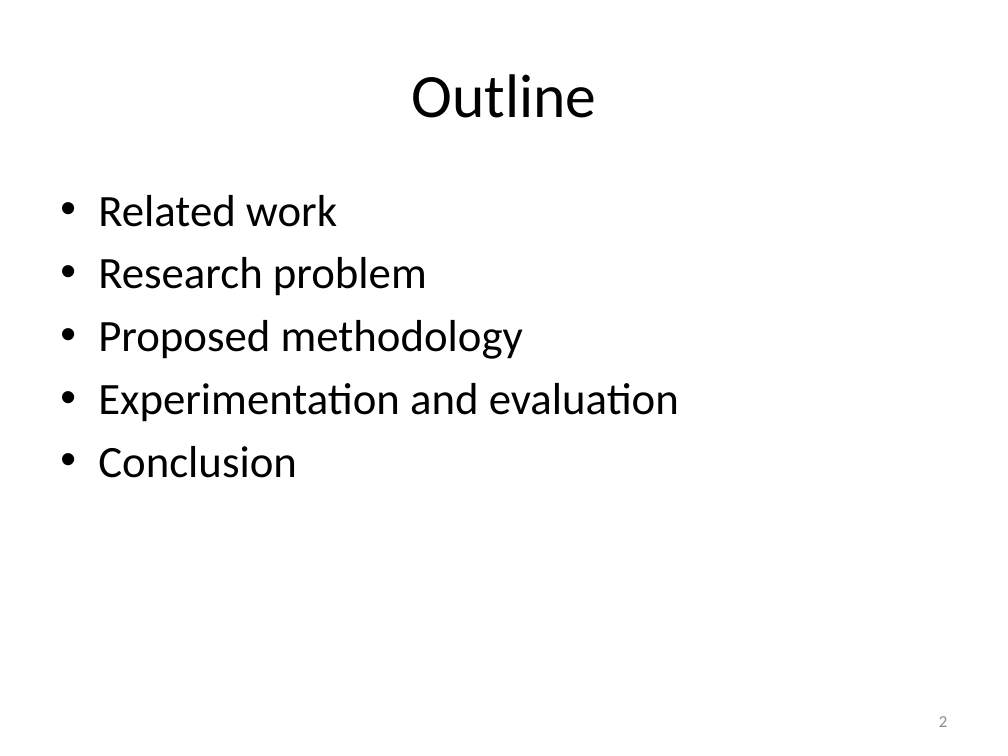
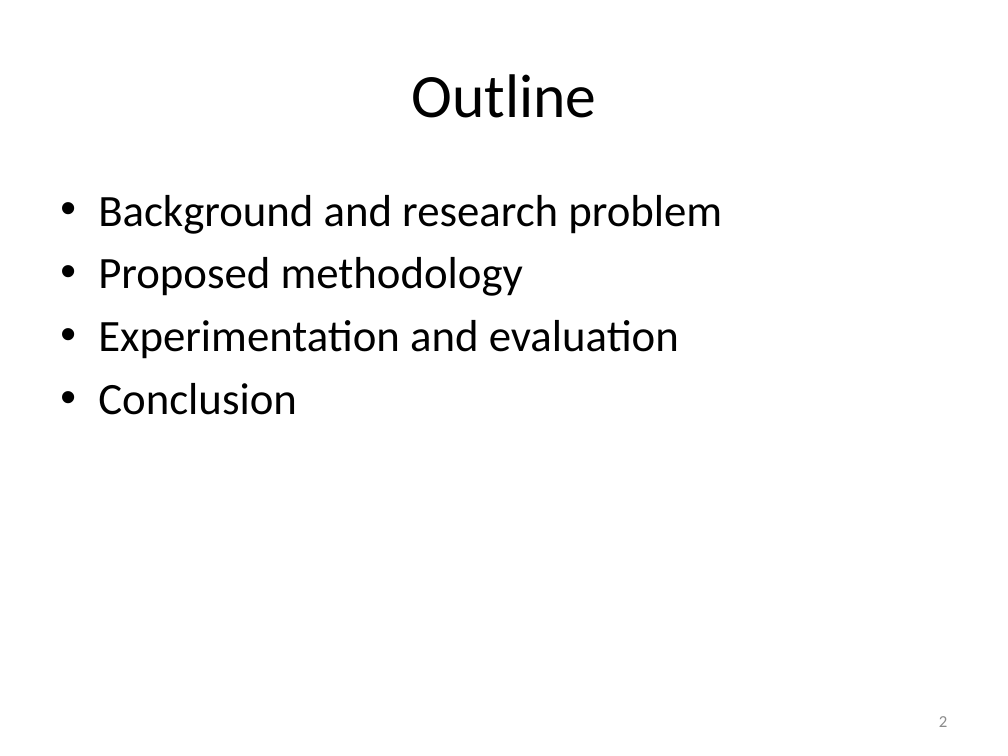
Before and after one commit to takhandipu/MSThesisPresentation, a slide deck: slide 2 of draft.pptx. Drawn at 1008x756 pixels with LibreOffice and Linux fonts; fonts in the diff are those of the drawing. Boxes give left, top, right and bottom in pixels: in the first picture for what was removed or moved away, otherwise in the second. Text is boxed around its words. In the diff, an @@ line names an element or a change of style, - is before the commit and + after.

```diff
--- a/draft.pptx
+++ b/draft.pptx
@@ text at [98, 195, 722, 234]: text changed @@
-• Related work
-• Research problem
+• Background and research problem
```
Also in this commit, not shown: 17 other slides changed, 1 slide added, 1 other file.
